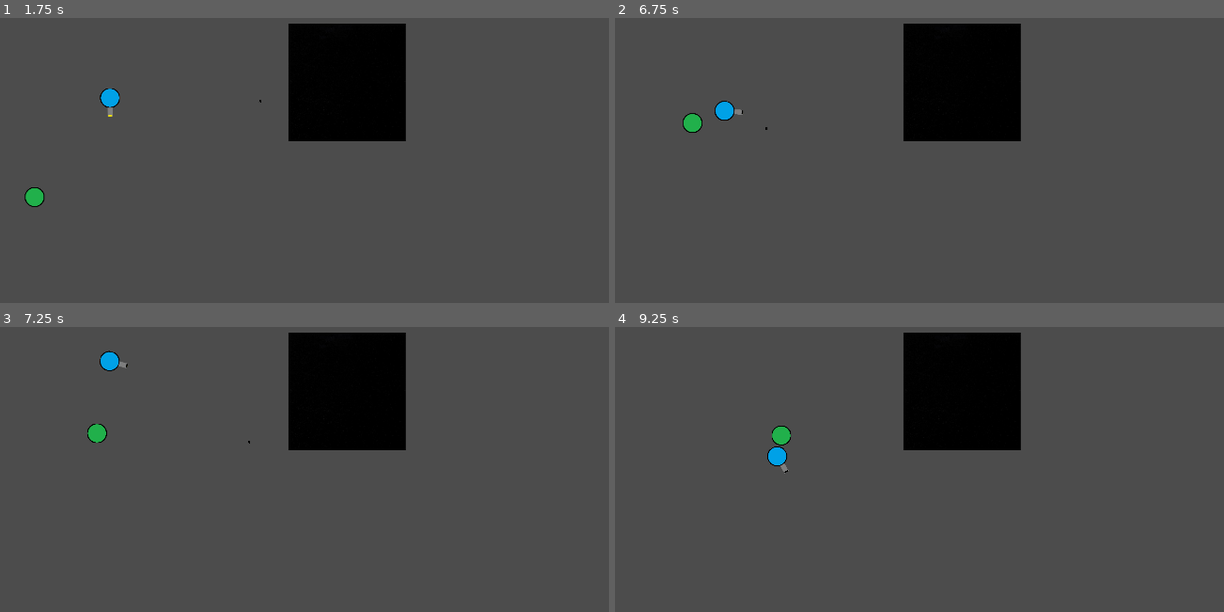
Above: before the commit, frames 1-4 (two rows, left to right).
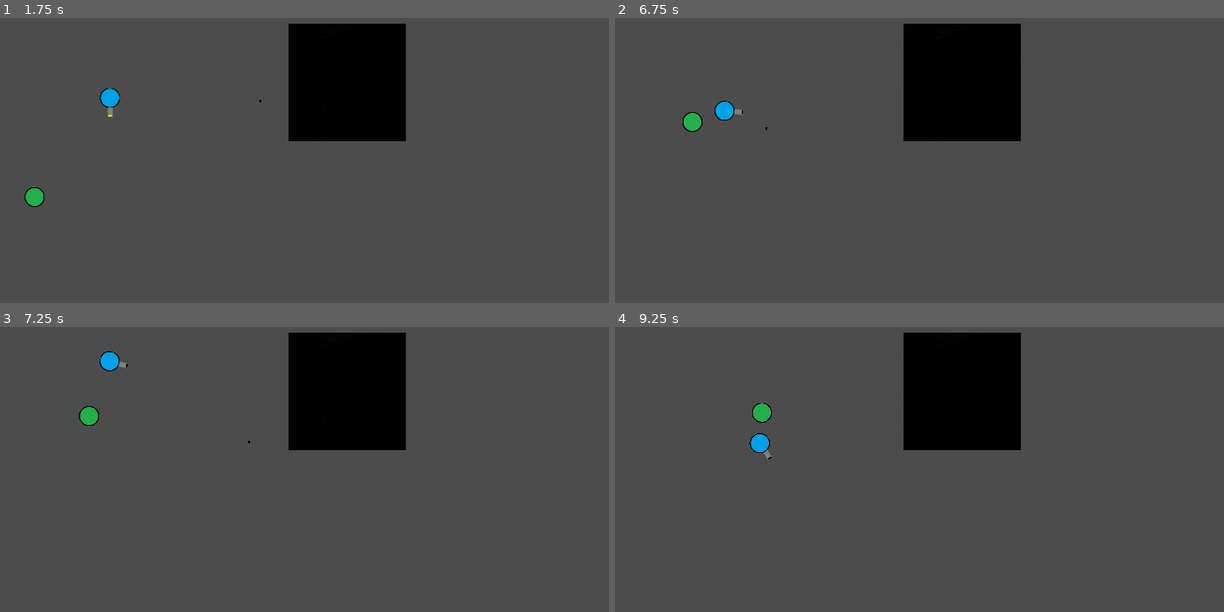
Above: after the commit, the same moments.

Repository: Jey-but-on-github/TP-2-jeux-2D
Game: Godot game, scene res://Scene/Main.tscn
Same seed, same stepped clock (60 frames per second), same inputs: the game is played once before the commit and once after it.
Inputs (mouse positions are in pixels of both pictures, inside the frame that each line leads up to):
- Up to frame 1 (1.75 s): tap Enter at 0.5 s; move the mouse to (426, 140) at 0.52 s; hold D (right) 0.53-1.28 s; tap F (fire) at 0.6 s; move the mouse to (109, 183) at 1.27 s; hold S (down) from 1.28 s (still down); tap Z (switch) at 1.35 s
- Up to frame 2 (6.75 s): move the mouse to (949, 69) at 2.02 s; release S (down) at 2.03 s; hold D (right) 2.03-2.78 s; tap F (fire) every 1.5 s from 2.1 to 6.6 s; move the mouse to (840, 246) at 2.77 s; hold W (up) 2.78-3.53 s; tap Z (switch) at 2.85, 4.35, 5.85 s; move the mouse to (1102, 226) at 3.52 s; hold A (left) 3.53-5.03 s; move the mouse to (651, 97) at 4.27 s; move the mouse to (913, 163) at 5.02 s; hold S (down) 5.03-5.78 s; move the mouse to (761, 57) at 5.77 s; hold D (right) 5.78-6.53 s; move the mouse to (1041, 140) at 6.52 s; hold W (up) from 6.53 s (still down)
- Up to frame 3 (7.25 s): keep holding W (up)
- Up to frame 4 (9.25 s): move the mouse to (724, 492) at 7.27 s; release W (up) at 7.28 s; hold D (right) 7.28-8.03 s; tap Z (switch) at 7.35, 8.85 s; move the mouse to (949, 378) at 8.02 s; hold S (down) 8.03-8.78 s; tap F (fire) at 8.1 s; move the mouse to (840, 555) at 8.77 s; hold A (left) from 8.78 s (still down)

Frame 1 is identical in both runs. In frame 2, less than 0.1% of the frame differs, in the area x 11-15%, y 33-41%; in frame 3, 0.4%; in frame 4, 0.8%, in the area x 22-29%, y 26-52%.
Error before the commit: Invalid call. Nonexistent function 'hit' in base 'KinematicBody2D (Player.gd)'. (res://Script/Ennemi.gd:13)

Commit message:
On ne peut plus tirer au travers des murs.

Diff:
--- a/Scene/Ennemi.tscn
+++ b/Scene/Ennemi.tscn
@@ -9,7 +9,7 @@
 [sub_resource type="CircleShape2D" id=2]
 radius = 522.238
 
-[node name="KinematicBody2D" type="KinematicBody2D"]
+[node name="Ennemi" type="KinematicBody2D"]
 scale = Vector2( 0.5, 0.5 )
 script = ExtResource( 2 )
 
--- a/Scene/Main.tscn
+++ b/Scene/Main.tscn
@@ -1,8 +1,9 @@
-[gd_scene load_steps=4 format=2]
+[gd_scene load_steps=5 format=2]
 
 [ext_resource path="res://Scene/Player/Player.tscn" type="PackedScene" id=1]
 [ext_resource path="res://Scene/Ennemi.tscn" type="PackedScene" id=2]
 [ext_resource path="res://Scene/Mur.tscn" type="PackedScene" id=3]
+[ext_resource path="res://Script/Mur.gd" type="Script" id=4]
 
 [node name="Main" type="Node"]
 
@@ -19,3 +20,4 @@
 position = Vector2( 1180.46, 335.101 )
 collision_layer = 2
 collision_mask = 2
+script = ExtResource( 4 )
--- a/Scene/Menu.tscn
+++ b/Scene/Menu.tscn
@@ -45,7 +45,7 @@
 size_flags_horizontal = 3
 
 [node name="TextEdit" type="Label" parent="VBoxContainer/CenterContainer/CenterContainer"]
-margin_left = 100.0
+margin_left = 482.0
 margin_top = 76.0
 margin_right = 1437.0
 margin_bottom = 190.0
--- a/Scene/Mur.tscn
+++ b/Scene/Mur.tscn
@@ -2,21 +2,16 @@
 
 [ext_resource path="res://Ressource/Map Asset/Mur.jpg" type="Texture" id=1]
 
-
 [sub_resource type="RectangleShape2D" id=1]
 extents = Vector2( 151.056, 151.628 )
 
-
-[node name="KinematicBody2D" type="KinematicBody2D"]
+[node name="Mur" type="KinematicBody2D"]
 collision_layer = 4
 collision_mask = 3
 
 [node name="Sprite" type="Sprite" parent="."]
 texture = ExtResource( 1 )
 
-
-
-
 [node name="CollisionShape2D" type="CollisionShape2D" parent="."]
 shape = SubResource( 1 )
 
--- a/Scene/Player/Bullet.tscn
+++ b/Scene/Player/Bullet.tscn
@@ -7,6 +7,7 @@
 extents = Vector2( 3.5404, 3.45323 )
 
 [node name="Bullet" type="KinematicBody2D"]
+collision_layer = 7
 script = ExtResource( 2 )
 
 [node name="CollisionShape2D" type="CollisionShape2D" parent="."]
--- a/Script/Bullet.gd
+++ b/Script/Bullet.gd
@@ -18,3 +18,6 @@
 
 func _on_VisibilityNotifier2D_screen_exited():
 	queue_free() #delete stuff
+
+func hit():
+	pass
--- a/Script/Ennemi.gd
+++ b/Script/Ennemi.gd
@@ -1,6 +1,7 @@
 extends KinematicBody2D
 
 var cible = null
+var chasing = false
 const vitesse = 100
 export var vie = 1
 
@@ -12,10 +13,12 @@
 		if collision :
 			collision.collider.hit()
 
-
 func _on_Area2D_body_entered(body):
-	print(body.name)
-	cible = body
+	if(body.name == "Player"):
+		if(chasing == false):
+			print("Zombie aggro'd to " + body.name)
+			cible = body
+			chasing = true
 
 func hit():
 	vie -= 1
--- /dev/null
+++ b/Script/Mur.gd
@@ -0,0 +1,4 @@
+extends KinematicBody2D
+
+func hit():
+	pass
--- a/Script/Player.gd
+++ b/Script/Player.gd
@@ -50,3 +50,6 @@
 func _physics_process(_delta):
 	get_input()
 	velocity = move_and_slide(velocity)
+
+func hit():
+	print("ded")
